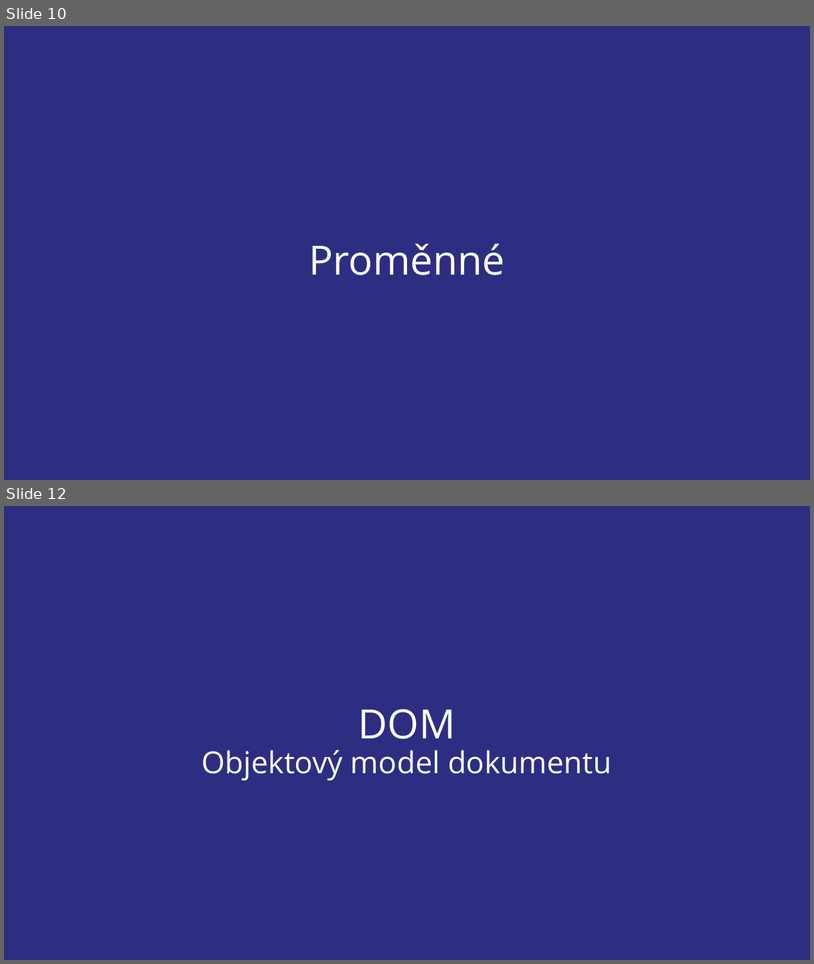
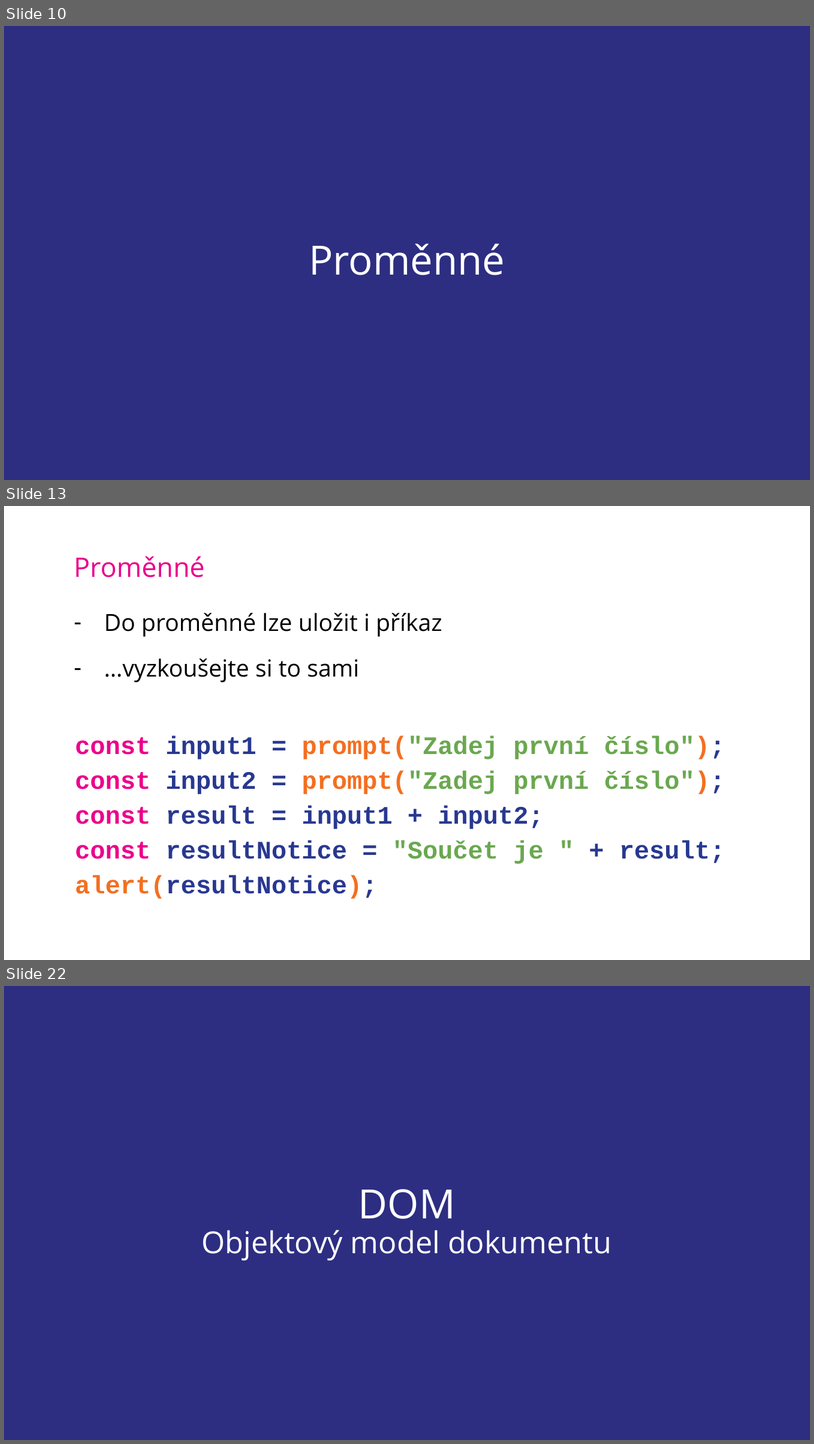
Before and after one commit to SimonB87/LetniSkola2020JS, a slide deck: JS-SB-LetnIskola2020.pptx. Shown one above the other, each under a label of ours: slides 10 and 12 before the commit, slides 10, 13 and 22 after it; the slides between them are not shown. The pictures are 814x964 and 814x1444 pixels, drawn with LibreOffice and Linux fonts; fonts in the diff are those of the drawing; background and template pictures are left out. Boxes give left, top, right and bottom in pixels: in the first picture for what was removed or moved away, otherwise in the second. Text is boxed around its words. In the diff, an @@ line names an element or a change of style, - is before the commit and + after.

```diff
--- a/JS-SB-LetnIskola2020.pptx
+++ b/JS-SB-LetnIskola2020.pptx
@@ slide 13 added at <box>4,506,810,960</box>, background picture (left out) @@
@@ title added at <box>74,556,204,577</box>, 32 pt, text #EB008B @@
+Proměnné
@@ text added at <box>104,613,442,682</box>, 28 pt, text #000000 @@
+– Do proměnné lze uložit i příkaz
+– …vyzkoušejte si to sami
@@ text added at <box>75,736,726,898</box>, 30 pt, text #283891, bold @@
+const input1 = prompt("Zadej první číslo");
+const input2 = prompt("Zadej první číslo");
+const result = input1 + input2;
+const resultNotice = "Součet je " + result;
+alert(resultNotice);
@@ what was slide 12 is now slide 22 @@
```
Also in this commit, not shown: 2 slides changed, 9 other slides added.
